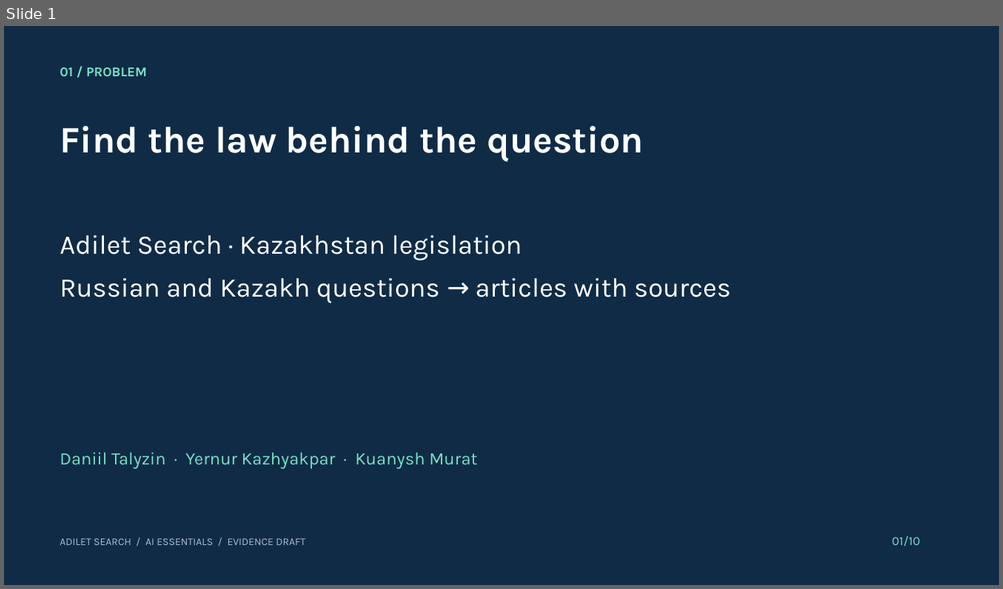
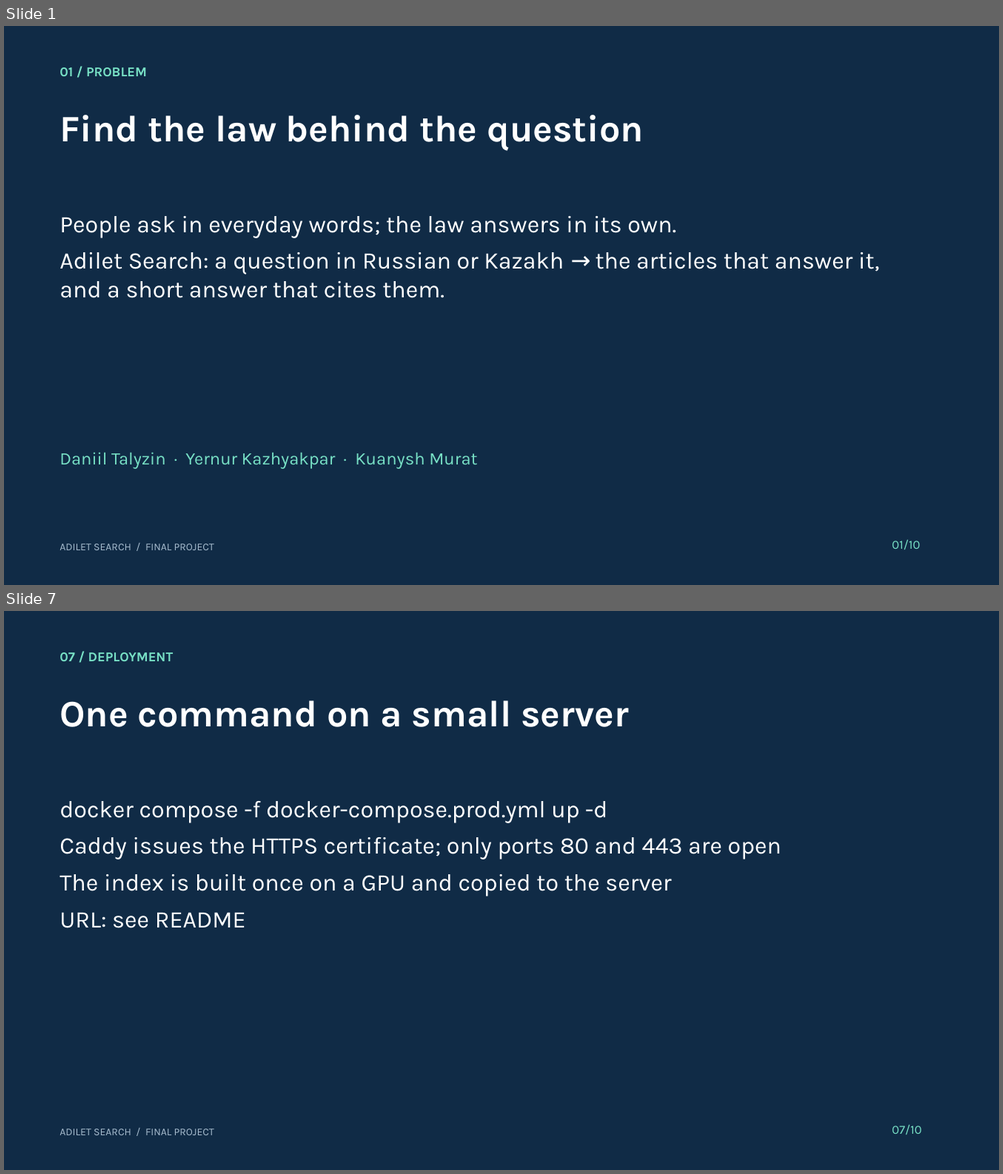
Before and after one commit to R0onen/adilet-search, a slide deck: docs/presentation/final_deck.pptx. Shown one above the other, each under a label of ours: slide 1 before the commit, slides 1 and 7 after it; the slides between them are not shown. The pictures are 1003x589 and 1003x1174 pixels, drawn with LibreOffice and Linux fonts; fonts in the diff are those of the drawing. Boxes give left, top, right and bottom in pixels: in the first picture for what was removed or moved away, otherwise in the second. Text is boxed around its words. In the diff, an @@ line names an element or a change of style, - is before the commit and + after.

```diff
--- a/docs/presentation/final_deck.pptx
+++ b/docs/presentation/final_deck.pptx
@@ slide 7 added at [4,611,999,1170], background #102B46 @@
@@ text added at [60,652,173,661], 13 pt, text #78E1C6, bold @@
+07 / DEPLOYMENT
@@ text added at [60,701,629,727], 36 pt, text #FFFFFF, bold @@
+One command on a small server
@@ text added at [60,801,781,928], 23 pt, text #FFFFFF @@
+docker compose -f docker-compose.prod.yml up -d
+Caddy issues the HTTPS certificate; only ports 80 and 443 are open
+The index is built once on a GPU and copied to the server
+URL: see README
@@ text added at [60,1129,214,1136], 10 pt, text #A9BED0 @@
+ADILET SEARCH / FINAL PROJECT
@@ text added at [891,1125,922,1135], 12 pt, text #78E1C6 @@
+07/10
@@ slide 1 changed as well @@
@@ text "Find the law behind the ..." at [60,115,643,150]: less space between paragraphs @@
@@ text "Find the law behind the ...": place and size @@
-text "Find the law behind the ..." at [60,126,643,161]
+text "Find the law behind the ..." at [60,115,643,150]
@@ text at [60,216,879,298]: text changed; size 26 to 23 pt @@
-Adilet Search · Kazakhstan legislation
-Russian and Kazakh questions → articles with sources
+People ask in everyday words; the law answers in its own.
+Adilet Search: a question in Russian or Kazakh → the articles that answer it, and a short answer that cites them.
@@ text "01/10" at [891,540,919,550]: less space between paragraphs @@
@@ text at [60,544,214,551]: text changed @@
-ADILET SEARCH / AI ESSENTIALS / EVIDENCE DRAFT
+ADILET SEARCH / FINAL PROJECT
```
Also in this commit, not shown: 1 other slide changed, 7 other slides added, 8 slides removed, 29 other files.
